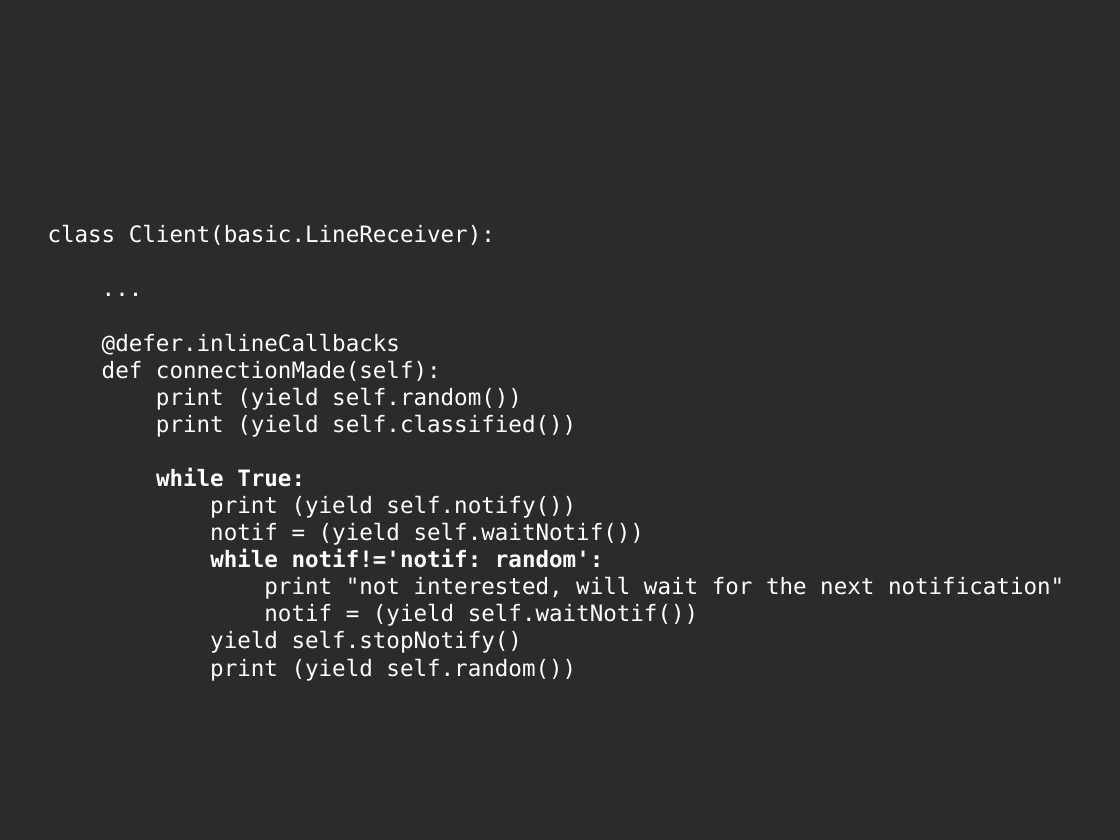
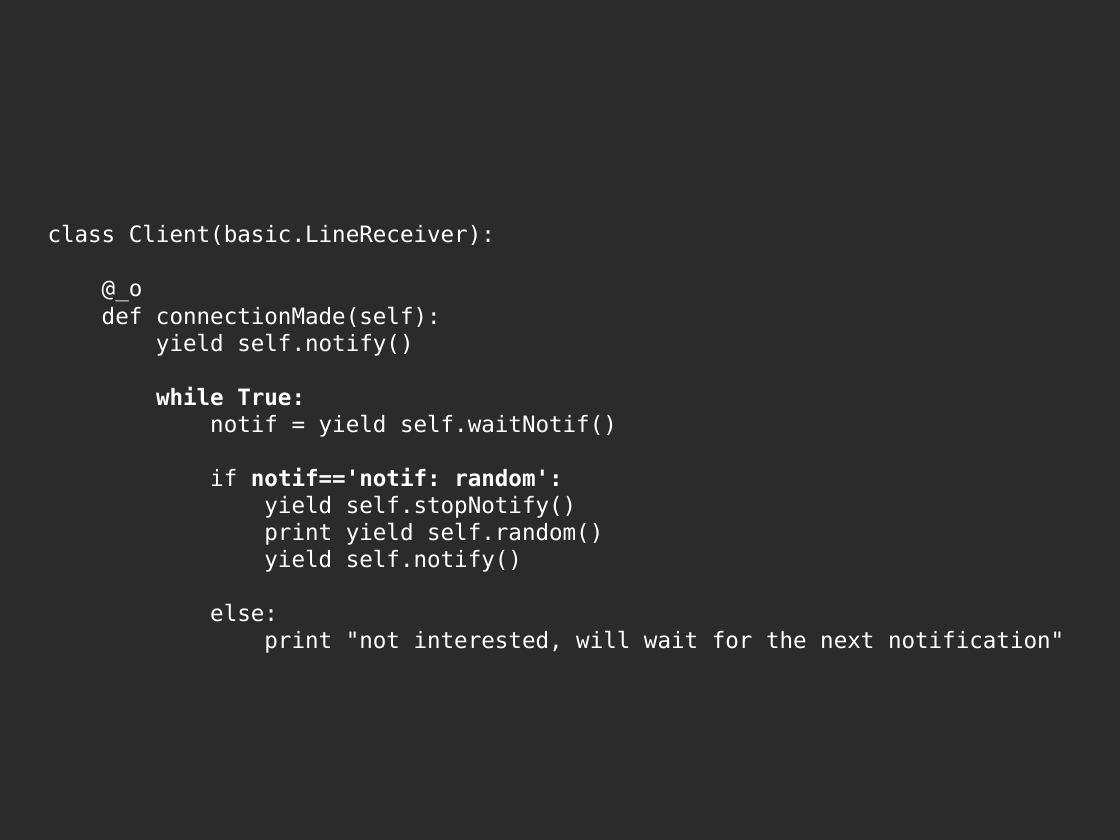
Before and after one commit to jdb/jdb.github.com, a slide deck: slide 31 of imap_idle/pycon-presentation/imap-idle-makingoff.odp (slide 14 before the commit). Drawn at 1120x840 pixels with LibreOffice and Linux fonts; fonts in the diff are those of the drawing; background and template pictures are left out; a plain dark background stands for a picture behind light text. Boxes give left, top, right and bottom in pixels: in the first picture for what was removed or moved away, otherwise in the second. Text is boxed around its words. In the diff, an @@ line names an element or a change of style, - is before the commit and + after.

```diff
--- a/imap_idle/pycon-presentation/imap-idle-makingoff.odp
+++ b/imap_idle/pycon-presentation/imap-idle-makingoff.odp
@@ title at [48, 224, 1064, 653]: text changed @@
-class Client(basic.LineReceiver):
-...
-@defer.inlineCallbacks
-def connectionMade(self):
-print (yield self.random())
-print (yield self.classified())
-while True:
-print (yield self.notify())
-notif = (yield self.waitNotif())
-while notif!='notif: random':
-print "not interested, will wait for the next notification"
-notif = (yield self.waitNotif())
-yield self.stopNotify()
-print (yield self.random())
+class Client(basic.LineReceiver):
+@_o
+def connectionMade(self):
+yield self.notify()
+while True:
+notif = yield self.waitNotif()
+if notif=='notif: random':
+yield self.stopNotify()
+print yield self.random()
+yield self.notify()
+else:
+print "not interested, will wait for the next notification"
```
Also in this commit, not shown: 6 other slides changed, 27 slides added, 9 slides removed, 3 other files.
